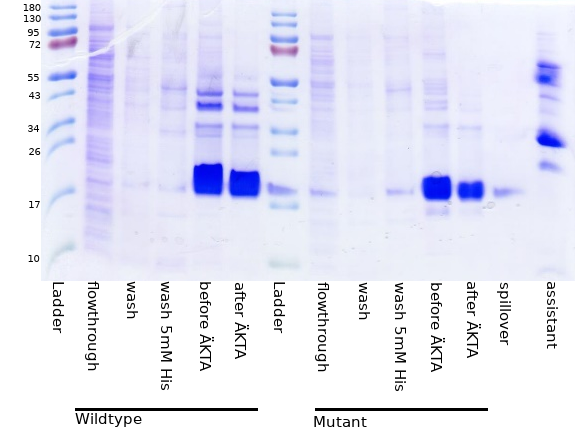
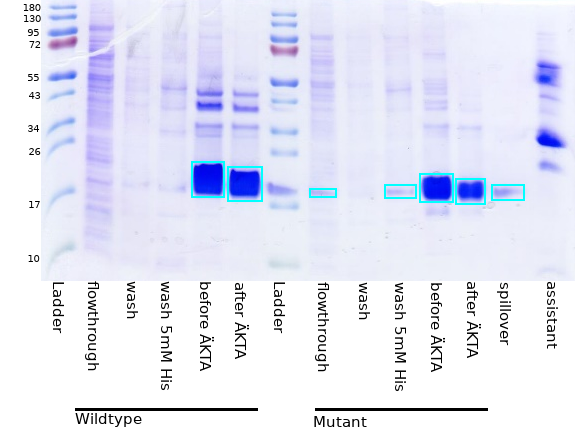
Before/after of a 575 x 431 layered artwork. What changed in the layer stack:
added layer "marks" above "labels" over [191, 161, 525, 205]
